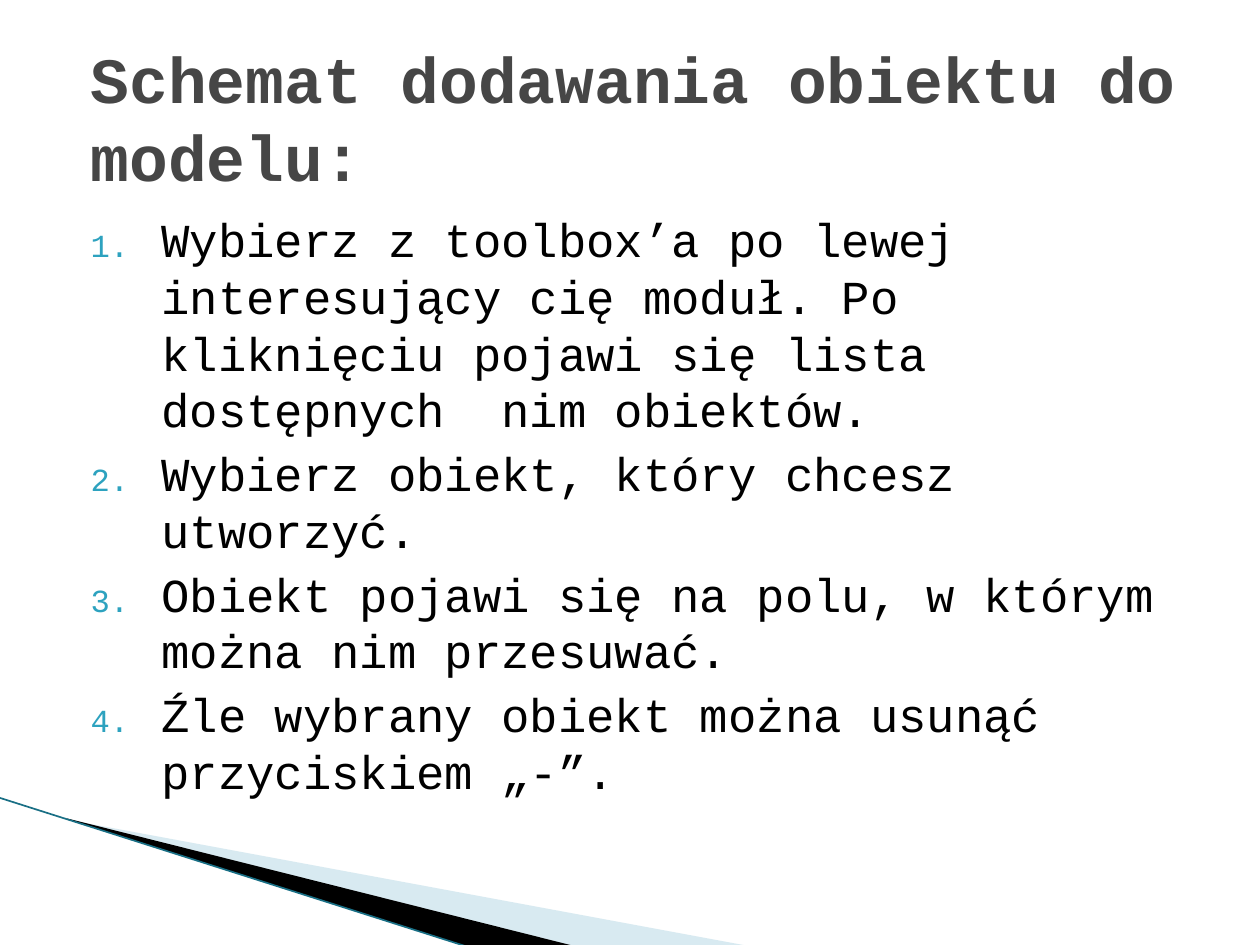
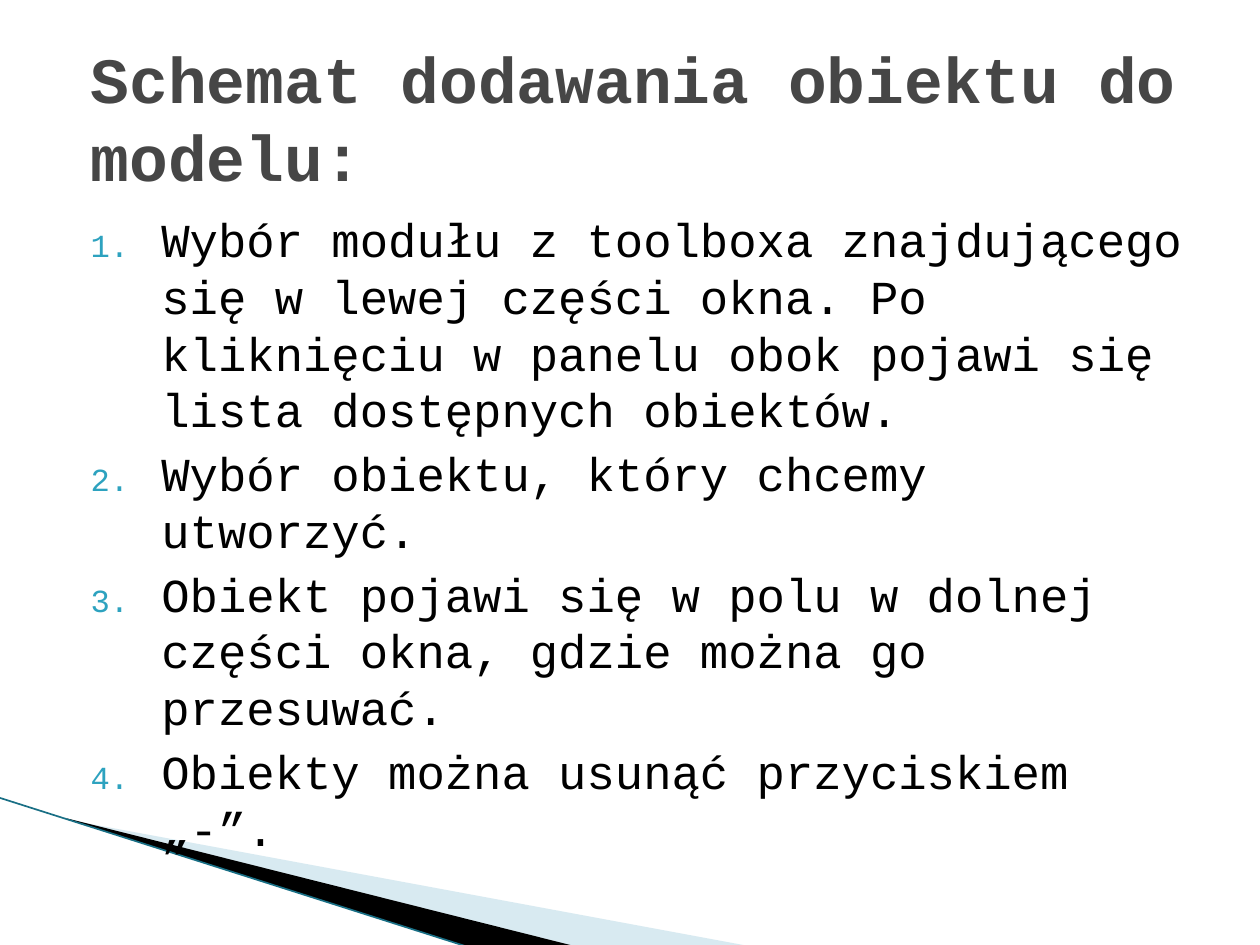
Before and after one commit to Dylek/SP_gridlab-D_GUI, a slide deck: slide 5 of prototyp 2.pptx. Drawn at 1260x945 pixels with LibreOffice and Linux fonts; fonts in the diff are those of the drawing; background and template pictures are left out. Boxes give left, top, right and bottom in pixels: in the first picture for what was removed or moved away, otherwise in the second. Text is boxed around its words. In the diff, an @@ line names an element or a change of style, - is before the commit and + after.

```diff
--- a/prototyp 2.pptx
+++ b/prototyp 2.pptx
@@ text at (161,223,1182,799): text changed @@
-1. Wybierz z toolbox’a po lewej interesujący cię moduł. Po kliknięciu pojawi się lista dostępnych nim obiektów.
-2. Wybierz obiekt, który chcesz utworzyć.
-3. Obiekt pojawi się na polu, w którym można nim przesuwać.
-4. Źle wybrany obiekt można usunąć przyciskiem „-”.
+1. Wybór modułu z toolboxa znajdującego się w lewej części okna. Po kliknięciu w panelu obok pojawi się lista dostępnych obiektów.
+2. Wybór obiektu, który chcemy utworzyć.
+3. Obiekt pojawi się w polu w dolnej części okna, gdzie można go przesuwać.
+4. Obiekty można usunąć przyciskiem „-”.
```
Also in this commit, not shown: 4 other slides changed, 1 slide removed.
